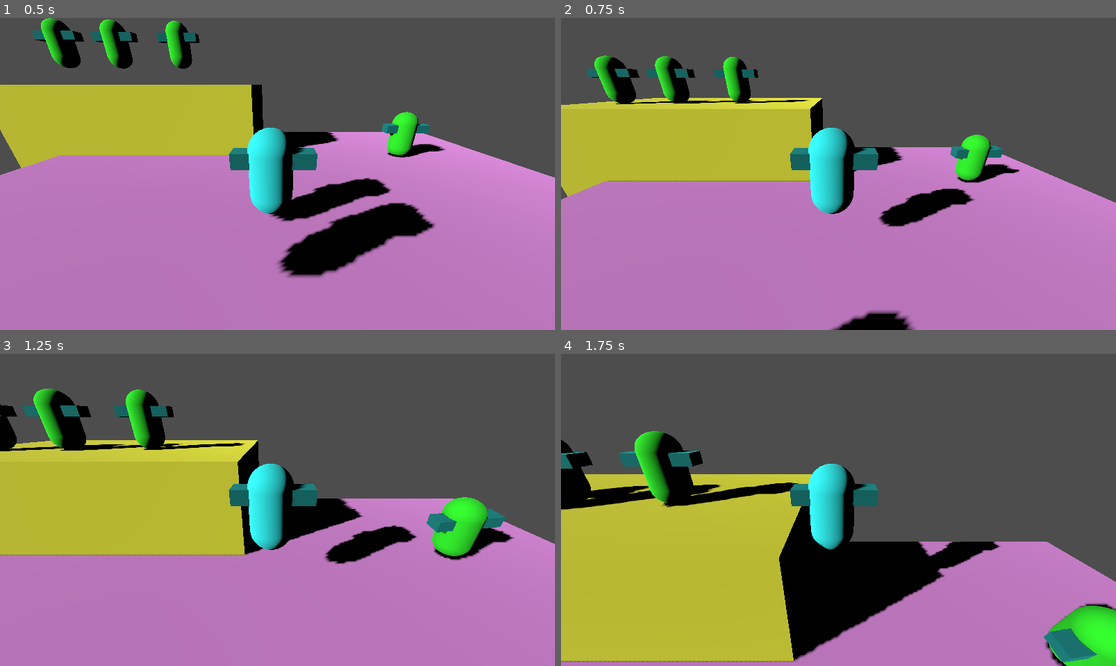
Above: before the commit, frames 1-4 (two rows, left to right).
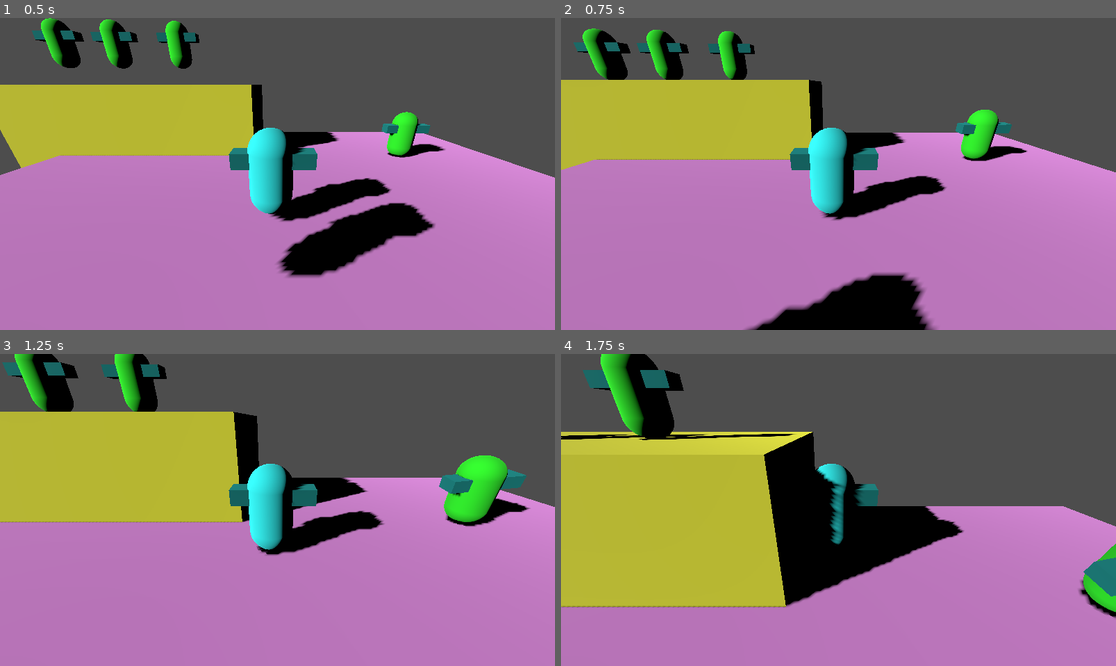
Above: after the commit, the same moments.

Repository: hhhhhhhh1233/MechGame
Game: Godot game, scene res://world.tscn
The game is run twice, just before and just after one commit, with the same random seed, the same clock (stepped at 60 frames per second) and the same inputs.
Inputs:
- Up to frame 1 (0.5 s): no input
- Up to frame 2 (0.75 s): tap Enter (ui_accept) at 0.5 s; hold Up (ui_up) from 0.53 s (still down); hold Enter (ui_accept) from 0.53 s (still down)
- Up to frame 3 (1.25 s): keep holding Up (ui_up); keep holding Enter (ui_accept)
- Up to frame 4 (1.75 s): keep holding Up (ui_up); release Enter (ui_accept) at 1.28 s; tap Enter (ui_accept) at 1.35, 1.52 s

Frame 1 is identical in both runs. In frame 2, 19% of the frame differs, in the area x 0-100%, y 3-100%; in frame 3, 22%; in frame 4, 34%, in the area x 0-100%, y 0-100%.

Commit message:
Restructured files and changed flying logic

Diff:
--- a/bullet.tscn
+++ b/bullet.tscn
@@ -1,6 +1,6 @@
 [gd_scene load_steps=5 format=3 uid="uid://dqgt2205t54y7"]
 
-[ext_resource type="Script" path="res://Bullet.gd" id="1_tvrm2"]
+[ext_resource type="Script" path="res://scripts/Bullet.gd" id="1_2ilgm"]
 
 [sub_resource type="SphereShape3D" id="SphereShape3D_j0bw4"]
 
@@ -10,7 +10,7 @@
 albedo_color = Color(0.698039, 0.133333, 0.27451, 1)
 
 [node name="Bullet" type="CharacterBody3D"]
-script = ExtResource("1_tvrm2")
+script = ExtResource("1_2ilgm")
 
 [node name="CollisionShape3D" type="CollisionShape3D" parent="."]
 shape = SubResource("SphereShape3D_j0bw4")
--- a/project.godot
+++ b/project.godot
@@ -47,3 +47,8 @@
 "events": [Object(InputEventJoypadMotion,"resource_local_to_scene":false,"resource_name":"","device":-1,"axis":5,"axis_value":1.0,"script":null)
 ]
 }
+restart={
+"deadzone": 0.5,
+"events": [Object(InputEventJoypadButton,"resource_local_to_scene":false,"resource_name":"","device":-1,"button_index":2,"pressure":0.0,"pressed":true,"script":null)
+]
+}
--- a/Bullet.gd
+++ b/scripts/Bullet.gd
@@ -1,7 +1,7 @@
 extends CharacterBody3D
 
 
-const SPEED = 15.0
+const SPEED = 45.0
 
 # Get the gravity from the project settings to be synced with RigidBody nodes.
 var gravity = ProjectSettings.get_setting("physics/3d/default_gravity")
--- a/Player.gd
+++ b/scripts/Player.gd
@@ -2,7 +2,9 @@
 
 
 const SPEED = 5.0
-const JUMP_VELOCITY = 4.5
+const JUMP_VELOCITY = 6
+const JUMP_ACCEL = 0.1
+
 @onready var BULLET = preload("res://bullet.tscn")
 # Get the gravity from the project settings to be synced with RigidBody nodes.
 var gravity = ProjectSettings.get_setting("physics/3d/default_gravity")
@@ -15,6 +17,9 @@
 	if not is_on_floor():
 		velocity.y -= gravity * delta
 
+	if Input.is_action_just_pressed("restart"):
+		get_tree().reload_current_scene()
+
 	if Input.is_action_just_pressed("shoot"):
 		var bullet =  BULLET.instantiate()
 		$"..".add_child(bullet)
@@ -26,7 +31,9 @@
 
 	# Handle Jump.
 	if Input.is_action_pressed("ui_accept"):
-		velocity.y = JUMP_VELOCITY
+		velocity.y += JUMP_VELOCITY * JUMP_ACCEL
+		if velocity.y > JUMP_VELOCITY:
+			velocity.y = JUMP_VELOCITY
 
 	# Get the input direction and handle the movement/deceleration.
 	# As good practice, you should replace UI actions with custom gameplay actions.
--- a/world.tscn
+++ b/world.tscn
@@ -1,6 +1,6 @@
 [gd_scene load_steps=17 format=3 uid="uid://c67bhbogque3n"]
 
-[ext_resource type="Script" path="res://Player.gd" id="1_2jikc"]
+[ext_resource type="Script" path="res://scripts/Player.gd" id="1_17ny0"]
 
 [sub_resource type="CapsuleShape3D" id="CapsuleShape3D_oenme"]
 
@@ -50,7 +50,7 @@
 
 [node name="Player" type="CharacterBody3D" parent="."]
 transform = Transform3D(1, 0, 0, 0, 1, 0, 0, 0, 1, 0, 2.48414, 0)
-script = ExtResource("1_2jikc")
+script = ExtResource("1_17ny0")
 metadata/_edit_group_ = true
 
 [node name="CollisionShape3D" type="CollisionShape3D" parent="Player"]
